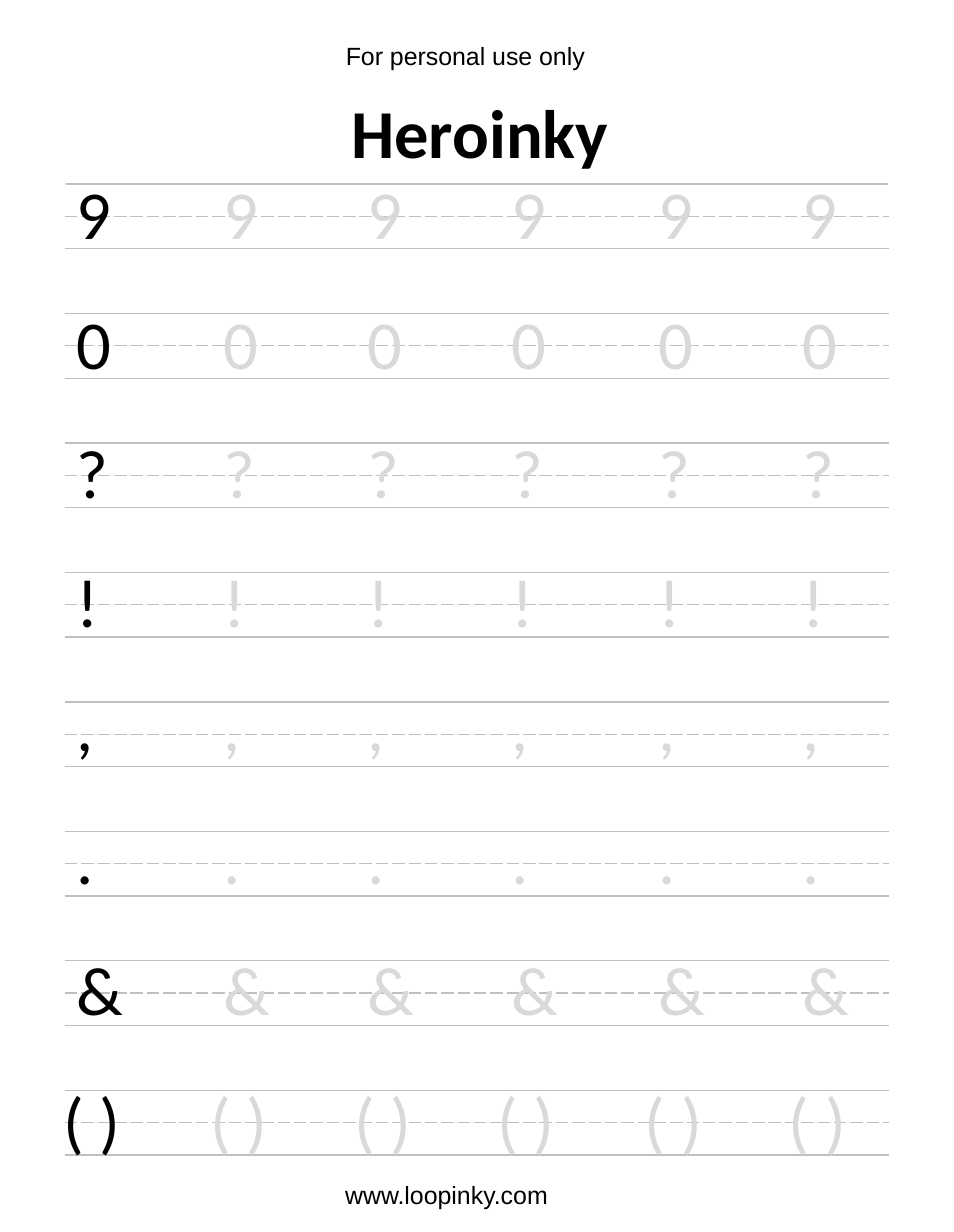
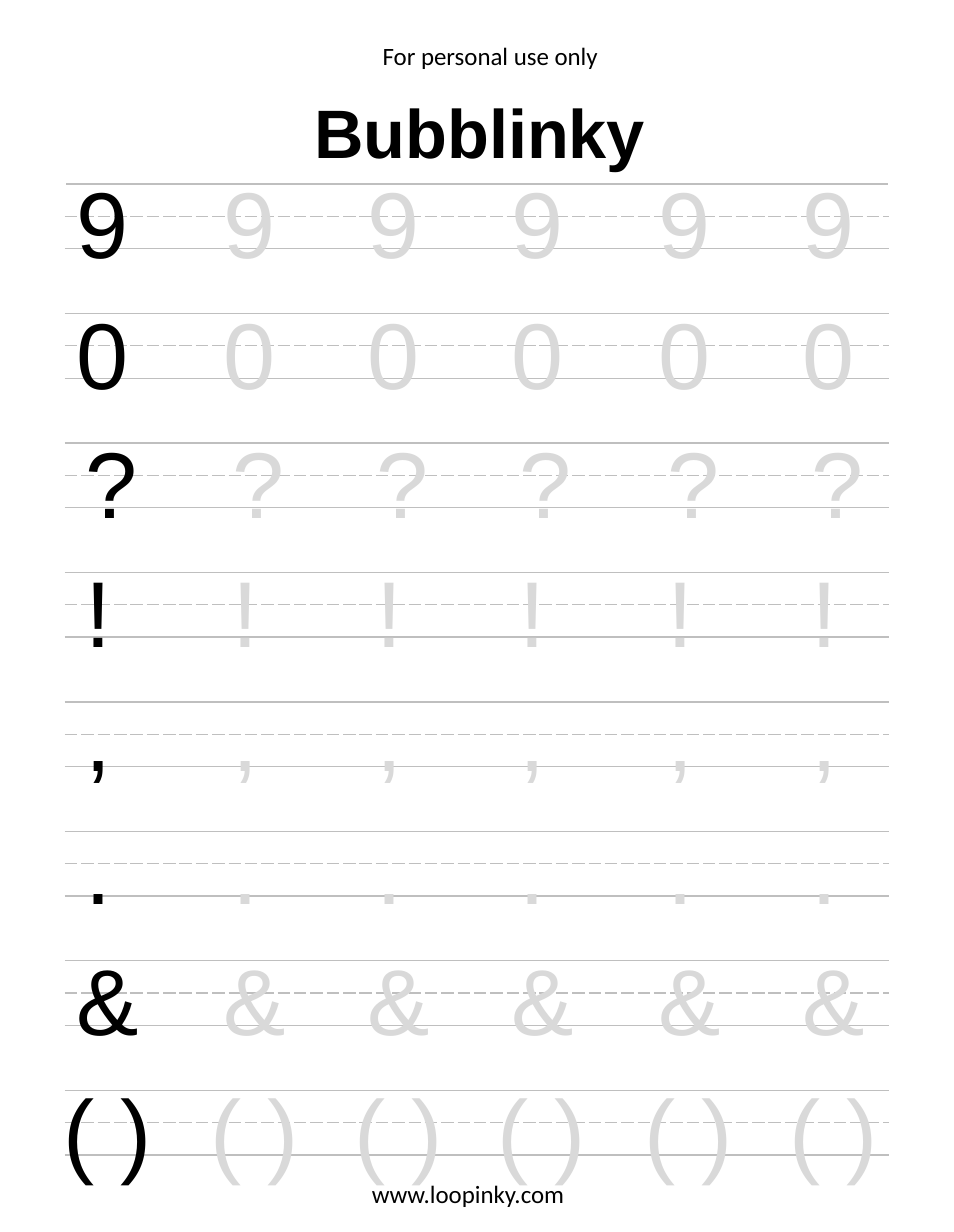
Before and after one commit to Loopinky/loopinky.com, a slide deck: slide 10 of Heroinky.pptx. Drawn at 954x1232 pixels with LibreOffice and Linux fonts; fonts in the diff are those of the drawing. Boxes give left, top, right and bottom in pixels: in the first picture for what was removed or moved away, otherwise in the second. Text is boxed around its words. In the diff, an @@ line names an element or a change of style, - is before the commit and + after.

```diff
--- a/Heroinky.pptx
+++ b/Heroinky.pptx
@@ text "For personal use only": place and size @@
-text "For personal use only" at <box>346,47,585,71</box>
+text "For personal use only" at <box>383,47,598,69</box>
@@ text "For personal use only" at <box>383,47,598,69</box>: font Arial to Calibri; alignment left to centre @@
@@ text at <box>314,108,645,170</box>: text changed; font Calibri to Arial @@
-Heroinky
+Bubblinky
@@ text "?": place and size @@
-text "?" at <box>66,425,153,520</box>
+text "?" at <box>74,420,160,544</box>
@@ text "?": place and size @@
-text "?" at <box>213,425,300,520</box>
+text "?" at <box>221,420,308,544</box>
@@ text "?": place and size @@
-text "?" at <box>357,425,443,520</box>
+text "?" at <box>366,420,452,544</box>
@@ text "?": place and size @@
-text "?" at <box>501,425,587,520</box>
+text "?" at <box>510,420,596,544</box>
@@ text "?": place and size @@
-text "?" at <box>648,425,734,520</box>
+text "?" at <box>657,420,743,544</box>
@@ text "?": place and size @@
-text "?" at <box>792,425,879,520</box>
+text "?" at <box>800,420,887,544</box>
@@ text "!": place and size @@
-text "!" at <box>66,554,162,649</box>
+text "!" at <box>74,549,169,673</box>
@@ text "!": place and size @@
-text "!" at <box>213,554,309,649</box>
+text "!" at <box>221,549,317,673</box>
@@ text "!": place and size @@
-text "!" at <box>357,554,452,649</box>
+text "!" at <box>366,549,461,673</box>
@@ text "!": place and size @@
-text "!" at <box>501,554,596,649</box>
+text "!" at <box>510,549,605,673</box>
@@ text "!": place and size @@
-text "!" at <box>648,554,743,649</box>
+text "!" at <box>657,549,752,673</box>
@@ text "!": place and size @@
-text "!" at <box>792,554,888,649</box>
+text "!" at <box>800,549,896,673</box>
@@ text ",": place and size @@
-text "," at <box>66,678,111,772</box>
+text "," at <box>74,672,125,797</box>
@@ text ",": place and size @@
-text "," at <box>213,678,258,772</box>
+text "," at <box>221,672,272,797</box>
@@ text ",": place and size @@
-text "," at <box>357,678,402,772</box>
+text "," at <box>366,672,416,797</box>
@@ text ",": place and size @@
-text "," at <box>501,678,545,772</box>
+text "," at <box>510,672,560,797</box>
@@ text ",": place and size @@
-text "," at <box>648,678,692,772</box>
+text "," at <box>657,672,707,797</box>
@@ text ",": place and size @@
-text "," at <box>792,678,837,772</box>
+text "," at <box>800,672,851,797</box>
@@ text ".": place and size @@
-text "." at <box>66,811,221,906</box>
+text "." at <box>74,806,169,930</box>
@@ text ".": place and size @@
-text "." at <box>213,811,368,906</box>
+text "." at <box>221,806,317,930</box>
@@ text ".": place and size @@
-text "." at <box>357,811,512,906</box>
+text "." at <box>366,806,461,930</box>
@@ text ".": place and size @@
-text "." at <box>501,811,655,906</box>
+text "." at <box>510,806,605,930</box>
@@ text ".": place and size @@
-text "." at <box>648,811,802,906</box>
+text "." at <box>657,806,752,930</box>
@@ size 44 to 60 pt, font Calibri to Arial in 48 elements at <box>77,184,129,259</box>, <box>224,184,276,249</box>, <box>368,184,420,249</box>, <box>511,184,563,249</box>, <box>659,184,711,249</box>, <box>803,184,855,249</box>, <box>77,323,129,390</box>, <box>224,345,276,379</box>, <box>368,345,420,379</box>, <box>511,345,563,379</box>, <box>659,345,711,379</box>, <box>803,345,855,379</box>, <box>74,549,169,673</box>, <box>221,549,317,673</box>, <box>800,549,896,673</box>, <box>366,549,461,673</box>, <box>510,549,605,673</box>, <box>657,549,752,673</box>, <box>74,420,160,544</box>, <box>221,420,308,544</box>, <box>800,420,887,544</box>, <box>366,420,452,544</box>, <box>510,420,596,544</box>, <box>657,420,743,544</box>, <box>74,672,125,797</box>, <box>221,672,272,797</box>, <box>800,672,851,797</box>, <box>366,672,416,797</box>, <box>510,672,560,797</box>, <box>657,672,707,797</box>, <box>778,1068,923,1193</box>, <box>52,1068,196,1193</box>, <box>343,1068,488,1193</box>, <box>487,1068,632,1193</box>, <box>634,1068,779,1193</box>, <box>200,1068,345,1193</box>, <box>66,937,156,1062</box>, <box>501,937,590,1062</box>, <box>648,937,737,1062</box>, <box>792,937,882,1062</box>, <box>213,937,303,1062</box>, <box>357,937,447,1062</box>, <box>657,806,752,930</box>, <box>366,806,461,930</box>, <box>510,806,605,930</box>, <box>74,806,169,930</box>, <box>221,806,317,930</box>, <box>800,806,896,930</box> @@
@@ text ".": place and size @@
-text "." at <box>792,811,947,906</box>
+text "." at <box>800,806,896,930</box>
@@ text "www.loopinky.com" at <box>372,1185,564,1207</box>: font Arial to Calibri; alignment left to centre @@
@@ text "www.loopinky.com": place and size @@
-text "www.loopinky.com" at <box>345,1186,548,1210</box>
+text "www.loopinky.com" at <box>372,1185,564,1207</box>
```
Also in this commit, not shown: 9 other slides changed, 20 other files.
